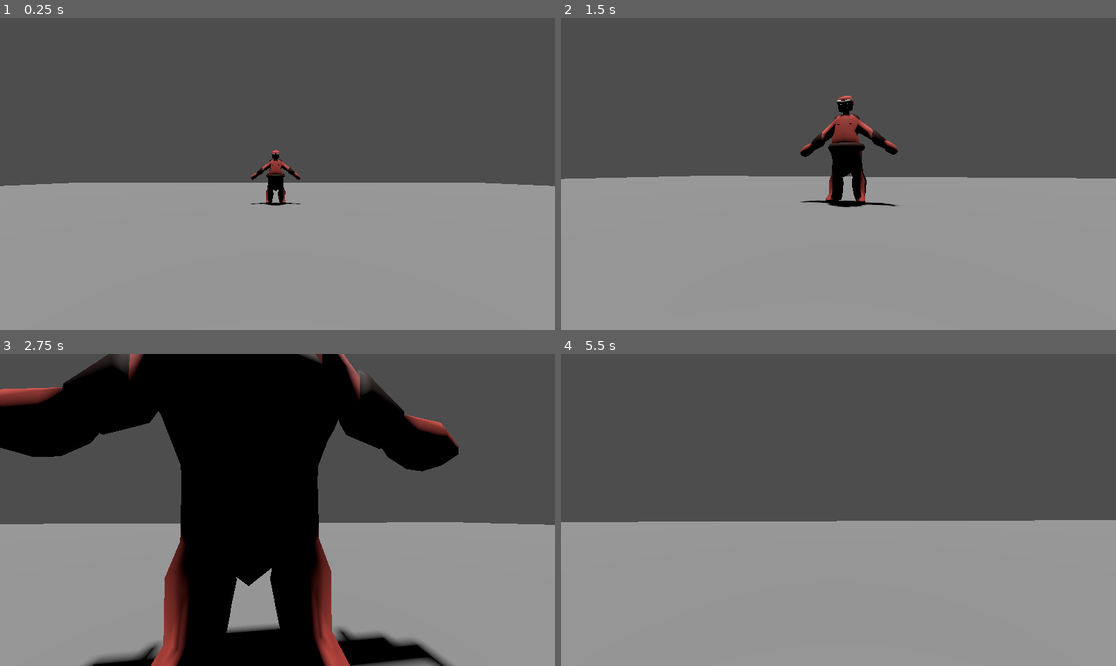
Above: before the commit, frames 1-4 (two rows, left to right).
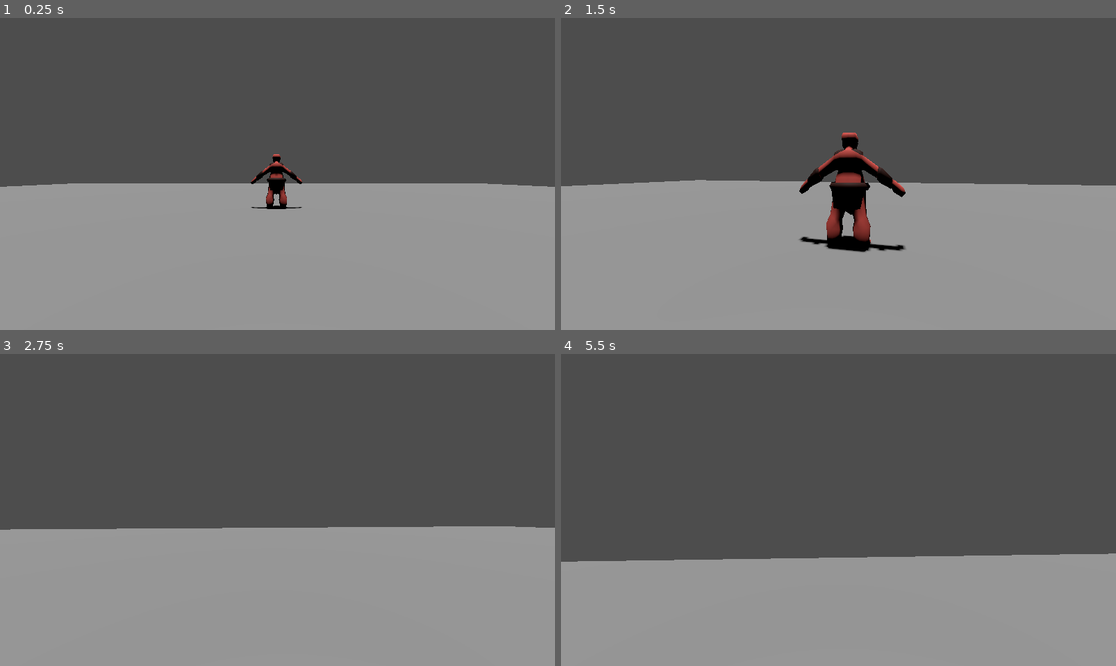
Above: after the commit, the same moments.

Repository: SpagettBro/stillwater-hotel
Game: Godot game, scene res://scenes/main_scene.tscn
Same seed, same stepped clock (60 frames per second), same inputs: the game is played once before the commit and once after it.
Inputs (mouse positions are in pixels of both pictures, inside the frame that each line leads up to):
- Up to frame 1 (0.25 s): no input
- Up to frame 2 (1.5 s): move the mouse to (866, 174) at 0.52 s; hold W (move_forward) from 0.53 s (still down); tap Ctrl (crouch) at 0.6, 1.35 s; move the mouse to (810, 174) at 1.27 s
- Up to frame 3 (2.75 s): keep holding W (move_forward); move the mouse to (288, 503) at 2.02 s; hold Shift (sprint) from 2.03 s (still down); tap Ctrl (crouch) at 2.3 s
- Up to frame 4 (5.5 s): keep holding W (move_forward); move the mouse to (832, 516) at 2.77 s; release Shift (sprint) at 2.78 s; tap Ctrl (crouch) at 2.85, 3.6, 4.55, 5.1 s; move the mouse to (877, 513) at 3.52 s; move the mouse to (794, 506) at 4.27 s; tap Shift (sprint) at 4.35 s; move the mouse to (844, 510) at 5.02 s

The runs differ from the first frame. In frame 1, 0.8% of the frame differs, in the area x 0-100%, y 42-62%; in frame 2, 5.2%; in frame 3, 41%, in the area x 0-100%, y 0-100%; in frame 4, 12%.
Error after the commit: Invalid assignment of property or key 'player' with value of type 'CharacterBody3D (player.gd)' on a base object of type 'Nil'. (res://scenes/player.gd:32)

Commit message:
added basic ai patrolling, player detection and chasing. (still needs tweaking)

Diff:
--- a/project.godot
+++ b/project.godot
@@ -14,6 +14,10 @@
 run/main_scene="uid://dqwvwmufecwwo"
 config/features=PackedStringArray("4.6", "Forward Plus")
 config/icon="res://icon.svg"
+
+[autoload]
+
+PlayerManager="*uid://dvadtwiyn0enr"
 
 [input]
 
--- a/scenes/keeper.gd
+++ b/scenes/keeper.gd
@@ -1,22 +1,224 @@
 extends CharacterBody3D
 
-@export var speed := 4.0
-@export var stop_distance := 1.5
-
-@onready var player = get_tree().get_root().get_node("Root/Player") as CharacterBody3D
-
-func _physics_process(delta):
-	if not player:
-		return
-
-	var direction = (player.global_transform.origin - global_transform.origin)
-	var distance = direction.length()
-
-	if distance > stop_distance:
-		direction = direction.normalized()
-		velocity = direction * speed
-	else:
-		velocity = Vector3.ZERO
-
-	# Move the enemy
+@onready var agent: NavigationAgent3D = $NavigationAgent3D
+# @onready var anim: AnimationPlayer = $AnimationPlayer
+@onready var vision_ray: RayCast3D = $VisionRay
+
+# --------------------
+# CONFIG
+# --------------------
+@export var patrol_points: Array[Node3D] = []
+@export var speed_walk: float = 1.7
+@export var speed_run: float = 3.0
+@export var attack_range: float = 2.0
+@export var investigate_wait_time: float = 4.0
+@export var patrol_wait_time: float = 3.0
+@export var update_interval: float = 0.2
+
+const VIEW_ANGLE: float = 190.0
+const SMOOTHING_FACTOR = 0.2
+
+# --------------------
+# STATE MACHINE
+# --------------------
+enum State { IDLE, PATROL, INVESTIGATE, CHASE, ATTACK, RETURN }
+var state: State = State.IDLE
+
+var patrol_index := 0
+var patrol_timer := 0.0
+var investigate_timer := 0.0
+var investigate_position: Vector3
+var return_position: Vector3
+var target: Node3D
+var gravity = 9.81
+var update_timer := 0.0
+
+# --------------------
+# READY
+# --------------------
+func _ready() -> void:
+	target = PlayerManager.player
+	_enter_state( State.IDLE if patrol_points.is_empty() else State.PATROL)
+
+# --------------------
+# MAIN LOOP
+# --------------------
+func _physics_process(delta: float) -> void:
+	_update_path(delta)
+
+	match state:
+		State.IDLE:        _state_idle()
+		State.PATROL:      _state_patrol(delta)
+		State.INVESTIGATE: _state_investigate(delta)
+		State.CHASE:       _state_chase(delta)
+		State.ATTACK:      _state_attack()
+		State.RETURN:      _state_return(delta)
+
+	_looking()
+	_apply_gravity(delta)
 	move_and_slide()
+
+# --------------------
+# STATE HANDLERS
+# --------------------
+func _state_idle() -> void:
+	if _can_see_player():
+		_enter_state(State.CHASE)
+
+func _state_patrol(delta: float) -> void:
+	if agent.is_navigation_finished():
+		if patrol_timer <= 0.0:
+			patrol_timer = patrol_wait_time
+			_stop_and_idle()
+		else:
+			patrol_timer -= delta
+			if patrol_timer <= 0.0:
+				_go_to_next_patrol_point()
+	else:
+		_walk_to(agent.get_next_path_position(), speed_walk)
+
+	if _can_see_player():
+		_enter_state(State.CHASE)
+
+func _state_investigate(delta: float) -> void:
+	if agent.is_navigation_finished():
+		if investigate_timer <= 0.0:
+			investigate_timer = investigate_wait_time
+			_stop_and_idle()
+		else:
+			investigate_timer -= delta
+			if investigate_timer <= 0.0:
+				_enter_state(State.RETURN)
+	else:
+		_walk_to(agent.get_next_path_position(), speed_walk)
+
+	if _can_see_player():
+		_enter_state(State.CHASE)
+
+func _state_chase(delta: float) -> void:
+	if not target:
+		_enter_state(State.RETURN)
+		return
+
+	_walk_to(agent.get_next_path_position(), speed_run)
+
+	if global_transform.origin.distance_to(target.global_transform.origin) < attack_range:
+		_enter_state(State.ATTACK)
+	elif not _can_see_player():
+		investigate_position = target.global_transform.origin
+		_enter_state(State.INVESTIGATE)
+
+func _state_attack() -> void:
+	velocity = Vector3.ZERO
+#	anim.play("Attack")
+#	await anim.animation_finished
+	# TODO: handle player capture
+	_enter_state(State.CHASE)
+
+func _state_return(delta: float) -> void:
+	if agent.is_navigation_finished():
+		_enter_state(State.PATROL)
+	elif _can_see_player():
+		_enter_state(State.CHASE)
+	else:
+		_walk_to(agent.get_next_path_position(), speed_walk)
+
+# --------------------
+# HELPERS
+# --------------------
+func _enter_state(new_state: State) -> void:
+	state = new_state
+	match state:
+		State.PATROL:
+			patrol_timer = 0
+			_go_to_next_patrol_point()
+		State.INVESTIGATE:
+			investigate_timer = 0.0
+			agent.set_target_position(investigate_position)
+		State.CHASE, State.INVESTIGATE:
+			return_position = global_transform.origin
+
+func _update_agent_target() -> void:
+	match state:
+		State.PATROL:
+			if patrol_points.size() > 0:
+				agent.set_target_position(patrol_points[patrol_index].global_transform.origin)
+		State.INVESTIGATE:
+			agent.set_target_position(investigate_position)
+		State.CHASE:
+			if target:
+				agent.set_target_position(target.global_transform.origin)
+		State.RETURN:
+			agent.set_target_position(return_position)
+
+func _walk_to(next_pos: Vector3, speed: float) -> void:
+#	anim.play("Walk")
+	_move_towards(next_pos, speed)
+
+func _stop_and_idle() -> void:
+	velocity = Vector3.ZERO
+#	anim.play("Idle")
+
+func _go_to_next_patrol_point() -> void:
+	patrol_index = ( patrol_index + 1 ) % patrol_points.size()
+	agent.set_target_position(patrol_points[patrol_index].global_transform.origin)
+
+func _move_towards(next_pos: Vector3, speed: float) -> void:
+	var dir = (next_pos - global_transform.origin)
+	dir.y = 0.0
+	if  is_zero_approx( dir.length() ):
+		velocity.x = lerp(velocity.x, 0.0, SMOOTHING_FACTOR)
+		velocity.z = lerp(velocity.z, 0.0, SMOOTHING_FACTOR)
+		return
+
+	dir = dir.normalized()
+	var current_facing = -global_transform.basis.z
+	var new_dir = current_facing.slerp(dir, 0.12).normalized()
+#	look_at(global_transform.origin + new_dir, Vector3.UP)
+	var target_dir = (target.global_transform.origin - global_transform.origin)
+	target_dir.y = 0
+	var smoothed = (-global_transform.basis.z).slerp(target_dir.normalized(), 0.1)
+	look_at(global_transform.origin + smoothed, Vector3.UP)
+
+	velocity.x = dir.x * speed
+	velocity.z = dir.z * speed
+
+func _update_path(delta):
+	update_timer -= delta
+	if update_timer <= 0.0:
+		_update_agent_target()
+		update_timer = update_interval
+
+func _apply_gravity(delta: float) -> void:
+	if not is_on_floor():
+		velocity.y -= gravity * delta
+	else:
+		velocity.y = 0.0
+
+# --------------------
+# VISION
+# --------------------
+func _can_see_player() -> bool:
+	return target and vision_ray.is_colliding() and vision_ray.get_collider() == target
+
+func _looking() -> void:
+	if not target:
+		return
+
+	var to_player = (target.global_transform.origin - global_transform.origin).normalized()
+	var forward = -global_transform.basis.z
+	var angle_deg = rad_to_deg(acos(clamp(forward.dot(to_player), -1.0, 1.0)))
+	if angle_deg > VIEW_ANGLE * 0.5:
+		return
+
+#	var ray_forward = -vision_ray.global_transform.basis.z
+#	var new_dir = ray_forward.slerp(to_player, SMOOTHING_FACTOR).normalized()
+#	vision_ray.look_at(vision_ray.global_transform.origin + new_dir, Vector3.UP)
+
+# --------------------
+# SOUND
+# --------------------
+func _hear_noise(pos: Vector3) -> void:
+	if state not in [State.CHASE, State.ATTACK]:
+		investigate_position = pos
+		_enter_state(State.INVESTIGATE)
--- a/scenes/keeper.tscn
+++ b/scenes/keeper.tscn
@@ -4,13 +4,20 @@
 [ext_resource type="PackedScene" uid="uid://dy2qeoi8jc1go" path="res://assets/3d-models/Ogre.glb" id="1_nogqu"]
 
 [sub_resource type="CapsuleShape3D" id="CapsuleShape3D_6b2k5"]
+radius = 0.4
 
 [node name="keeper" type="CharacterBody3D" unique_id=1854623759]
 script = ExtResource("1_6b2k5")
 
 [node name="CollisionShape3D" type="CollisionShape3D" parent="." unique_id=526128640]
-transform = Transform3D(1, 0, 0, 0, 1, 0, 0, 0, 1, 0, 1.0893273, 0)
+transform = Transform3D(1, 0, 0, 0, 1, 0, 0, 0, 1, 0, 1.0893273, 0.07746762)
 shape = SubResource("CapsuleShape3D_6b2k5")
 
 [node name="Ogre" parent="." unique_id=882893132 instance=ExtResource("1_nogqu")]
-transform = Transform3D(0.65, 0, 0, 0, 0.65, 0, 0, 0, 0.65, 0, 1.5614517, 0)
+transform = Transform3D(-0.65, 0, -5.6824803e-08, 0, 0.65, 0, 5.6824803e-08, 0, -0.65, 0, 1.5614517, 0)
+
+[node name="NavigationAgent3D" type="NavigationAgent3D" parent="." unique_id=49201221]
+
+[node name="VisionRay" type="RayCast3D" parent="." unique_id=247239812]
+transform = Transform3D(1, 0, 0, 0, 1, 0, 0, 0, 1, 0, 1.4408162, 0)
+target_position = Vector3(0, 0, -10)
--- a/scenes/main_scene.tscn
+++ b/scenes/main_scene.tscn
@@ -2,6 +2,11 @@
 
 [ext_resource type="PackedScene" uid="uid://ce6hkkvc685tb" path="res://scenes/player.tscn" id="1_w2twt"]
 [ext_resource type="PackedScene" uid="uid://dwwwuawmj04jh" path="res://scenes/keeper.tscn" id="3_7ykc4"]
+
+[sub_resource type="NavigationMesh" id="NavigationMesh_pw63i"]
+vertices = PackedVector3Array(-29.5, 0.01999998, -29.5, -29.5, 0.01999998, 29.5, 29.5, 0.01999998, 29.5, 29.5, 0.01999998, -29.5)
+polygons = [PackedInt32Array(3, 2, 0), PackedInt32Array(0, 2, 1)]
+cell_height = 0.01
 
 [sub_resource type="BoxShape3D" id="BoxShape3D_und3l"]
 size = Vector3(60, 2, 60)
@@ -11,20 +16,35 @@
 
 [node name="main_scene" type="Node3D" unique_id=1593596941]
 
-[node name="ground" type="StaticBody3D" parent="." unique_id=262173188]
-transform = Transform3D(1, 0, 0, 0, 1, 0, 0, 0, 1, 0, -1, 0)
-
-[node name="CollisionShape3D" type="CollisionShape3D" parent="ground" unique_id=2106776310]
-shape = SubResource("BoxShape3D_und3l")
-
-[node name="MeshInstance3D" type="MeshInstance3D" parent="ground" unique_id=1966978250]
-mesh = SubResource("BoxMesh_w2twt")
-
 [node name="DirectionalLight3D" type="DirectionalLight3D" parent="." unique_id=927087469]
 transform = Transform3D(1, 0, 0, 0, 0.026805006, 0.9996407, 0, -0.9996407, 0.026805006, 0, 16.025465, 0)
 shadow_enabled = true
 
 [node name="player" parent="." unique_id=1556460835 instance=ExtResource("1_w2twt")]
 
-[node name="keeper" parent="." unique_id=1854623759 instance=ExtResource("3_7ykc4")]
+[node name="keeper" parent="." unique_id=1854623759 node_paths=PackedStringArray("patrol_points") instance=ExtResource("3_7ykc4")]
 transform = Transform3D(1, 0, 0, 0, 1, 0, 0, 0, 1, 0, 0, -8.475777)
+patrol_points = [NodePath("../PatrolPoints/Point1"), NodePath("../PatrolPoints/Point2"), NodePath("../PatrolPoints/Point3")]
+
+[node name="PatrolPoints" type="Node3D" parent="." unique_id=699394983]
+
+[node name="Point1" type="Marker3D" parent="PatrolPoints" unique_id=666627331]
+transform = Transform3D(1, 0, 0, 0, 1, 0, 0, 0, 1, 0, 0, -16.12252)
+
+[node name="Point2" type="Marker3D" parent="PatrolPoints" unique_id=1172906276]
+transform = Transform3D(1, 0, 0, 0, 1, 0, 0, 0, 1, 8.109213, 0, -7.869526)
+
+[node name="Point3" type="Marker3D" parent="PatrolPoints" unique_id=294757276]
+transform = Transform3D(1, 0, 0, 0, 1, 0, 0, 0, 1, -9.16639, 0, -8.7812395)
+
+[node name="NavigationRegion3D" type="NavigationRegion3D" parent="." unique_id=843629719]
+navigation_mesh = SubResource("NavigationMesh_pw63i")
+
+[node name="ground" type="StaticBody3D" parent="NavigationRegion3D" unique_id=262173188]
+transform = Transform3D(1, 0, 0, 0, 1, 0, 0, 0, 1, 0, -1, 0)
+
+[node name="CollisionShape3D" type="CollisionShape3D" parent="NavigationRegion3D/ground" unique_id=2106776310]
+shape = SubResource("BoxShape3D_und3l")
+
+[node name="MeshInstance3D" type="MeshInstance3D" parent="NavigationRegion3D/ground" unique_id=1966978250]
+mesh = SubResource("BoxMesh_w2twt")
--- a/scenes/player.gd
+++ b/scenes/player.gd
@@ -6,24 +6,30 @@
 const JUMP_VELOCITY = 4.8
 const SENSITIVITY = 0.004
 
+const crouch_height = 0.7
+const stand_height = 1.4
+var crouching = false
+
 #bob variables
 const BOB_FREQ = 2.4
-const BOB_AMP = 0.08
+const BOB_AMP = 0.04
 var t_bob = 0.0
 
 #fov variables
 const BASE_FOV = 75.0
-const FOV_CHANGE = 1.5
+const FOV_CHANGE = 1
 
 # Get the gravity from the project settings to be synced with RigidBody nodes.
-var gravity = 9.8
+var gravity = 9.81
 
 @onready var head = $CameraPivot
 @onready var camera = $CameraPivot/Camera3D
+@onready var body = $CollisionShape3D
 
 
 func _ready():
 	Input.set_mouse_mode(Input.MOUSE_MODE_CAPTURED)
+	PlayerManager.player = self
 
 
 func _unhandled_input(event):
@@ -34,14 +40,10 @@
 
 
 func _physics_process(delta):
+	_crouch()
 	# Add the gravity.
 	if not is_on_floor():
 		velocity.y -= gravity * delta
-
-	# Handle Jump.
-	if Input.is_action_just_pressed("jump") and is_on_floor():
-		velocity.y = JUMP_VELOCITY
-
 	# Handle Sprint.
 	if Input.is_action_pressed("sprint"):
 		speed = SPRINT_SPEED
@@ -73,6 +75,13 @@
 
 	move_and_slide()
 
+func _crouch():
+	if Input.is_action_just_pressed("crouch"):
+		crouching = !crouching
+		if crouching:
+			body.shape.height = crouch_height
+		else:
+			body.shape.height = stand_height
 
 func _headbob(time) -> Vector3:
 	var pos = Vector3.ZERO
--- a/scenes/player.tscn
+++ b/scenes/player.tscn
@@ -3,7 +3,9 @@
 [ext_resource type="Script" uid="uid://dnbwyejewvswd" path="res://scenes/player.gd" id="1_qhqgy"]
 [ext_resource type="PackedScene" uid="uid://chspmkajrjj23" path="res://assets/3d-models/no_head.glb" id="2_qhqgy"]
 
-[sub_resource type="SphereShape3D" id="SphereShape3D_g2els"]
+[sub_resource type="CapsuleShape3D" id="CapsuleShape3D_g2els"]
+radius = 0.22
+height = 1.4
 
 [node name="player" type="CharacterBody3D" unique_id=1556460835]
 script = ExtResource("1_qhqgy")
@@ -11,11 +13,11 @@
 [node name="pivot" type="Node3D" parent="." unique_id=17844838]
 
 [node name="no_head" parent="pivot" unique_id=1304552277 instance=ExtResource("2_qhqgy")]
-transform = Transform3D(-0.34, 0, 2.9723743e-08, 0, 0.34, 0, -2.9723743e-08, 0, -0.34, 0, 0, 0)
+transform = Transform3D(-0.34, 0, 5.1338574e-08, 0, 0.34, 0, -5.1338574e-08, 0, -0.34, 0, 0, 0)
 
 [node name="CollisionShape3D" type="CollisionShape3D" parent="." unique_id=1301128428]
-transform = Transform3D(0.42858207, 0, 0, 0, 1, 0, 0, 0, 0.3181485, 0, 1.143928, -0.09847587)
-shape = SubResource("SphereShape3D_g2els")
+transform = Transform3D(1, 0, 0, 0, 1, 0, 0, 0, 1, 0, 0.9380833, 0)
+shape = SubResource("CapsuleShape3D_g2els")
 
 [node name="CameraPivot" type="Marker3D" parent="." unique_id=1602164488]
 transform = Transform3D(1, 0, 0, 0, 1, 0, 0, 0, 1, 0, 1.626112, -0.11701147)
